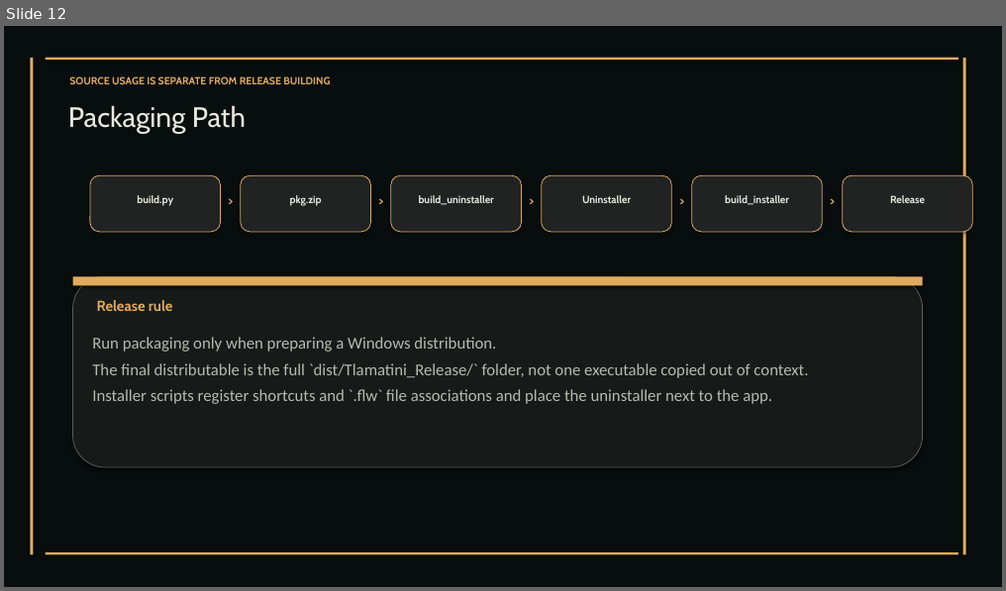
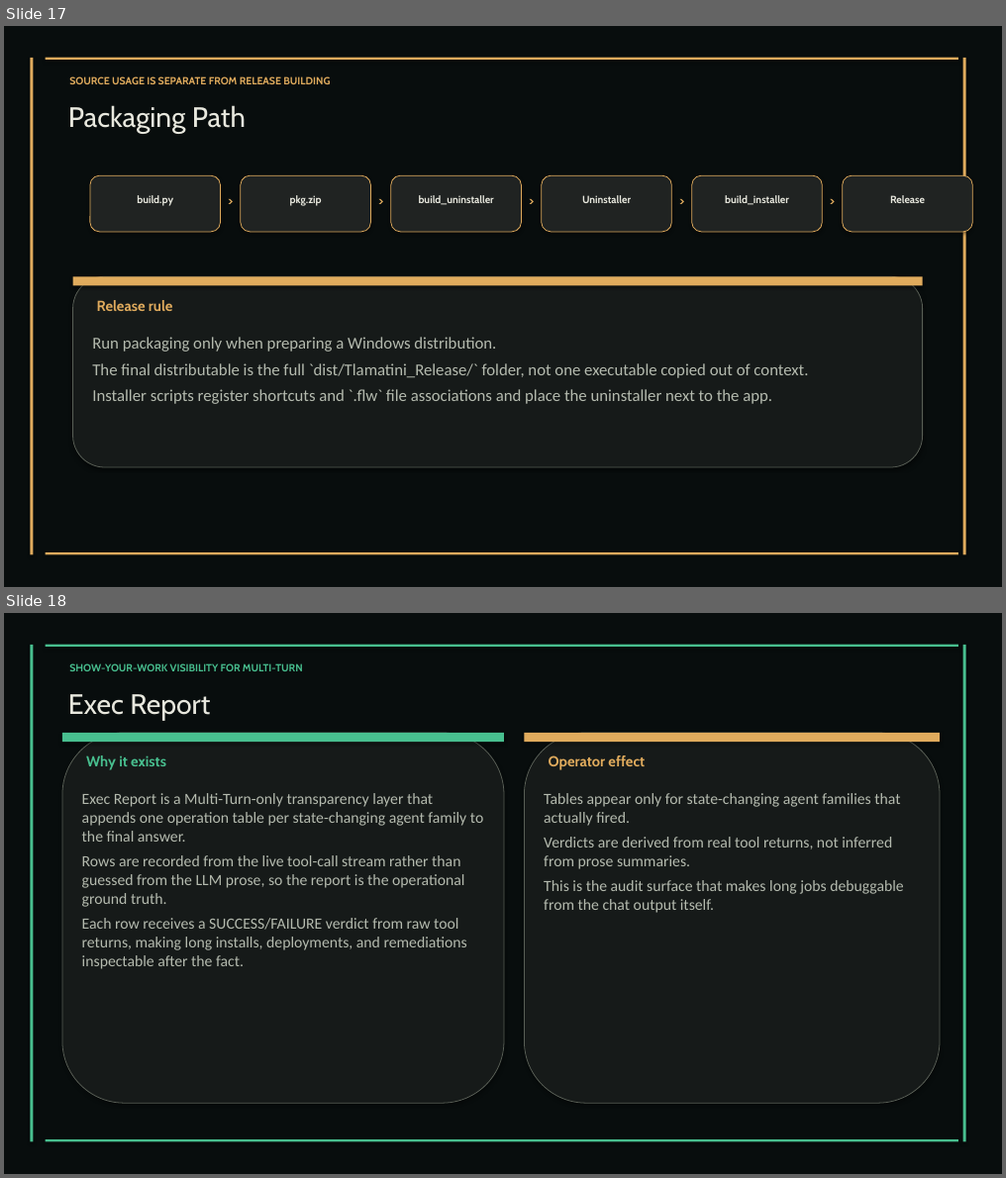
Before and after one commit to XAIHT/Tlamatini, a slide deck: Tlamatini_eXtended_Artificial_Intelligence_Humanly_Tempered.pptx. Shown one above the other, each under a label of ours: slide 12 before the commit, slides 17 and 18 after it. The pictures are 1006x591 and 1006x1178 pixels, drawn with LibreOffice and Linux fonts; fonts in the diff are those of the drawing. Boxes give left, top, right and bottom in pixels: in the first picture for what was removed or moved away, otherwise in the second. Text is boxed around its words. In the diff, an @@ line names an element or a change of style, - is before the commit and + after.

```diff
--- a/Tlamatini_eXtended_Artificial_Intelligence_Humanly_Tempered.pptx
+++ b/Tlamatini_eXtended_Artificial_Intelligence_Humanly_Tempered.pptx
@@ slide 18 added at (x1=4, y1=613, x2=1002, y2=1174), background #FFFFFF @@
@@ rectangle added at (x1=4, y1=613, x2=1002, y2=1174), fill #080D0D @@
@@ rectangle added at (x1=30, y1=645, x2=33, y2=1143), fill #48BF8F @@
@@ rectangle added at (x1=46, y1=645, x2=958, y2=647), fill #48BF8F @@
@@ text added at (x1=69, y1=663, x2=303, y2=671), 10 pt, text #48BF8F, bold @@
+SHOW-YOUR-WORK VISIBILITY FOR MULTI-TURN
@@ rectangle added at (x1=963, y1=645, x2=966, y2=1143), fill #48BF8F @@
@@ text added at (x1=68, y1=694, x2=210, y2=720), 27 pt, text #E8E8DE @@
+Exec Report
@@ rounded rectangle added at (x1=62, y1=733, x2=504, y2=1103), fill #161A19, outline #595F56 0.75 pt @@
@@ rectangle added at (x1=62, y1=733, x2=504, y2=742), fill #48BF8F @@
@@ text added at (x1=86, y1=756, x2=166, y2=770), 14 pt, text #48BF8F, bold @@
+Why it exists
@@ rounded rectangle added at (x1=525, y1=733, x2=940, y2=1103), fill #161A19, outline #595F56 0.75 pt @@
@@ rectangle added at (x1=525, y1=733, x2=940, y2=742), fill #E0AB5D @@
@@ text added at (x1=548, y1=756, x2=645, y2=770), 14 pt, text #E0AB5D, bold @@
+Operator effect
@@ text added at (x1=82, y1=793, x2=483, y2=969), 15 pt, text #B4BAAE @@
+Exec Report is a Multi-Turn-only transparency layer that appends one operation table per state-changing agent family to the final answer.
+Rows are recorded from the live tool-call stream rather than guessed from the LLM prose, so the report is the operational ground truth.
+Each row receives a SUCCESS/FAILURE verdict from raw tool returns, making long installs, deployments, and remediations inspectable after the fact.
@@ text added at (x1=544, y1=793, x2=904, y2=913), 15 pt, text #B4BAAE @@
+Tables appear only for state-changing agent families that actually fired.
+Verdicts are derived from real tool returns, not inferred from prose summaries.
+This is the audit surface that makes long jobs debuggable from the chat output itself.
@@ rectangle added at (x1=46, y1=1140, x2=958, y2=1143), fill #48BF8F @@
@@ what was slide 12 is now slide 17 @@
```
Also in this commit, not shown: 20 slides changed, 14 other slides added, 1 slide removed, 2 other files.
